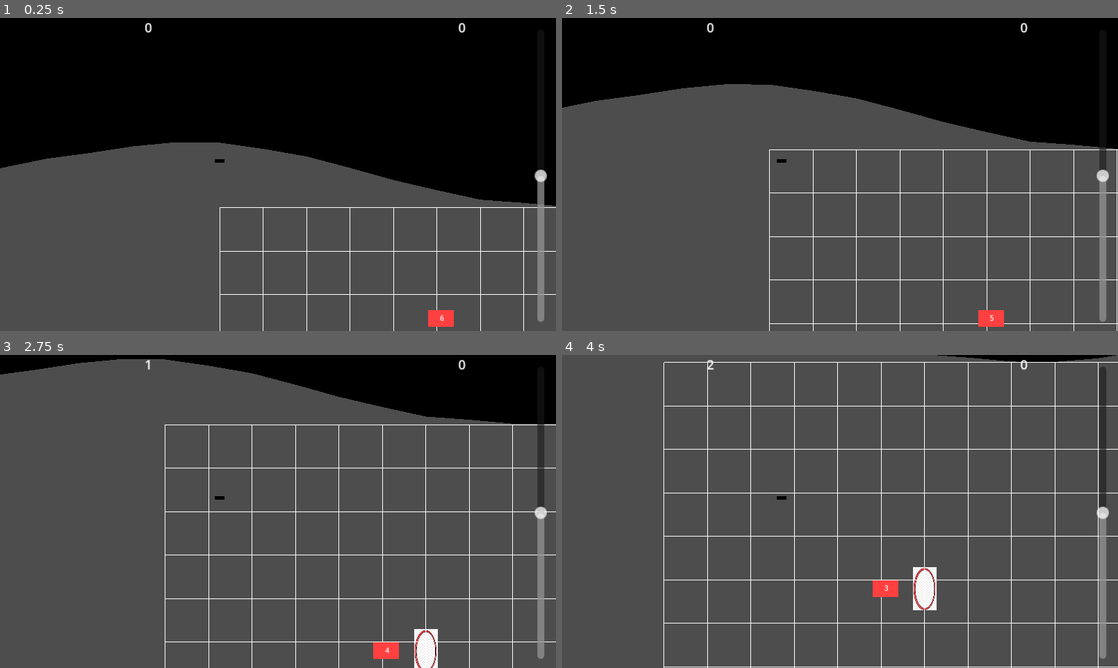
Above: before the commit, frames 1-4 (two rows, left to right).
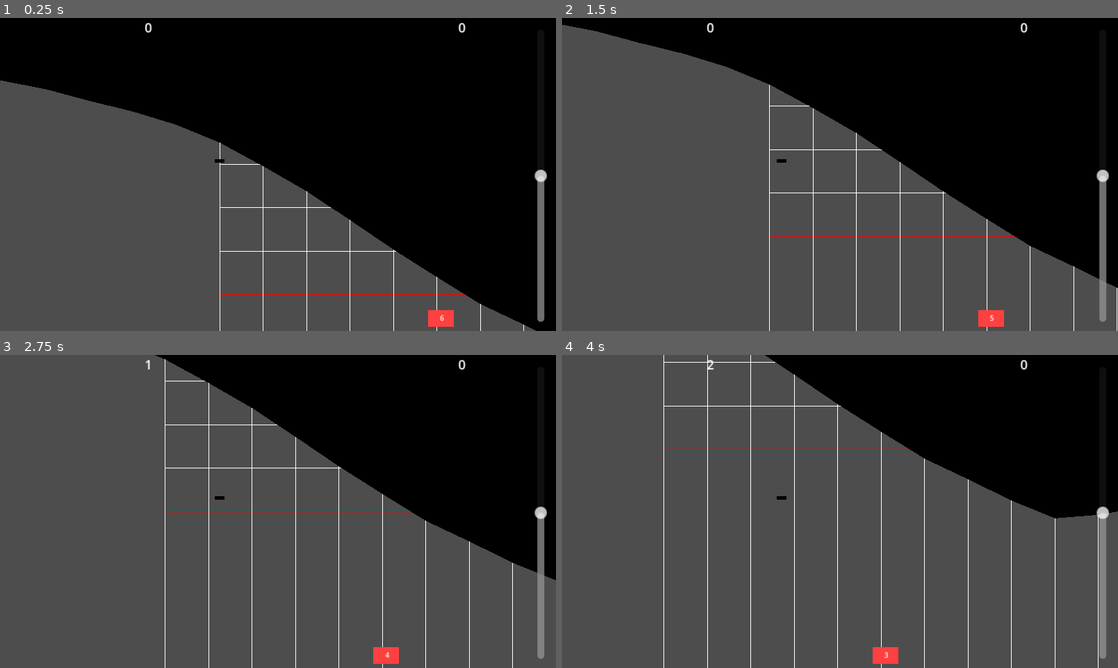
Above: after the commit, the same moments.

Repository: DvirKomlosh/glider
Game: Godot game, scene res://Scences/Main.tscn
Two runs of this game, one before a commit and one after it. Both use one fixed random seed, a clock stepped at 60 frames per second and the inputs below.
Inputs:
- Up to frame 1 (0.25 s): no input
- Up to frame 2 (1.5 s): tap Space at 0.77 s
- Up to frame 3 (2.75 s): tap Space at 1.52 s
- Up to frame 4 (4 s): tap Space at 3.02, 3.77 s

The runs differ from the first frame. In frame 1, 18% of the frame differs, in the area x 0-100%, y 20-100%; in frame 2, 19%; in frame 3, 19%; in frame 4, 22%, in the area x 18-100%, y 0-100%.

Commit message:
constant distance between rings, and downwards starting slope

Diff:
--- a/Scripts/environment.gd
+++ b/Scripts/environment.gd
@@ -9,8 +9,9 @@
 var noise_up = FastNoiseLite.new()
 var noise_path = FastNoiseLite.new()
 
+
 var next_ring_position = 6000
-var ring_distance = 15000
+var ring_distance = 20000
 var ring_distance_distance = 1000
 
 var y_values = Vector2(0, 10000)
@@ -78,6 +79,11 @@
 		var slope_down = atanh(noise_down.get_noise_1d(x * 0.001)) + 0.01
 		var slope_up = atanh(noise_up.get_noise_1d(x * 0.001)) - 0.01
 		var path = 1500 * noise_path.get_noise_1d(x * 0.001)
+
+		if x < 10000:
+			slope_down += 0.4
+			slope_up += 0.4
+
 		y_down = y_down + slope_down * subsection_length + path
 		y_up = y_up + slope_up * subsection_length + path
 
@@ -102,6 +108,5 @@
 	returns the next ring position
 	'''
 	next_ring_position += ring_distance
-	ring_distance += ring_distance_distance
 
 	return next_ring_position
